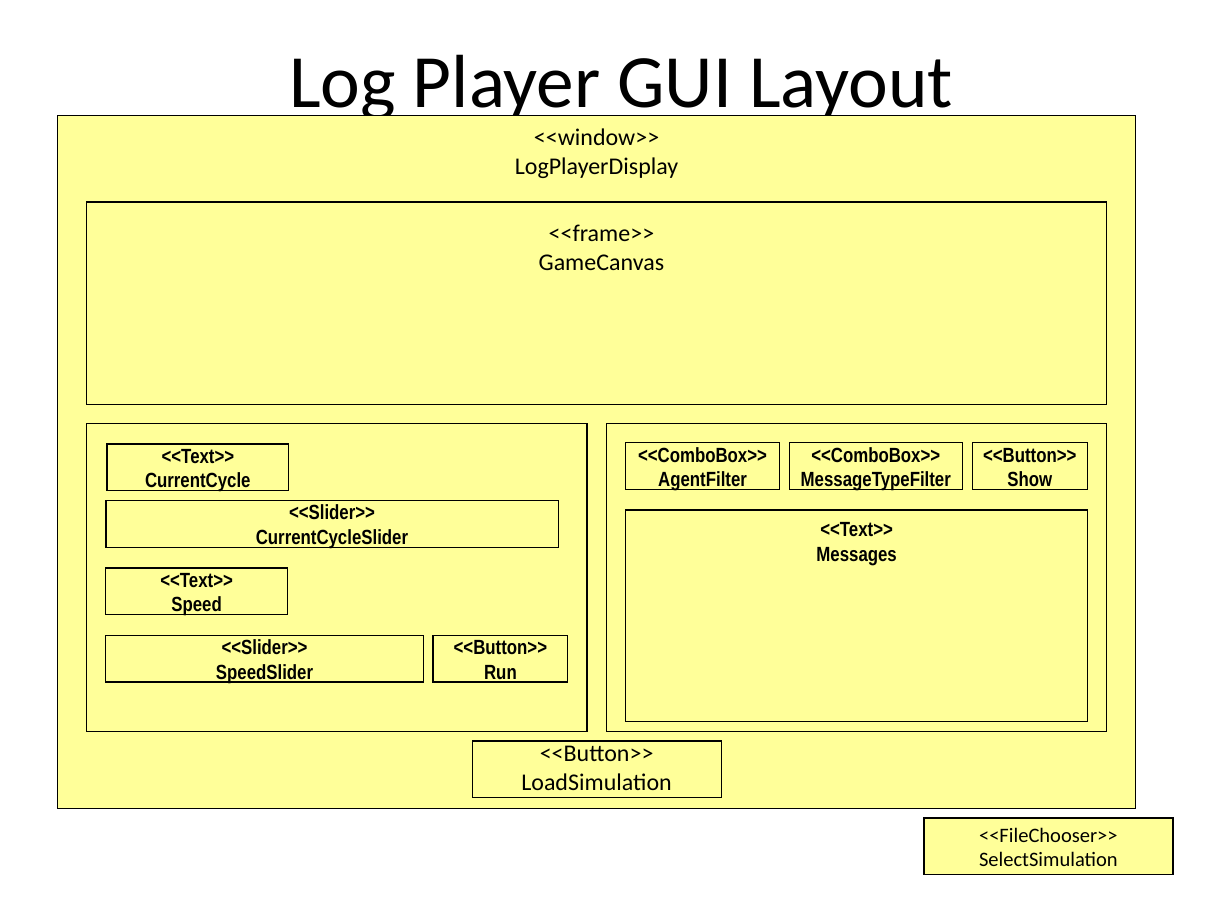
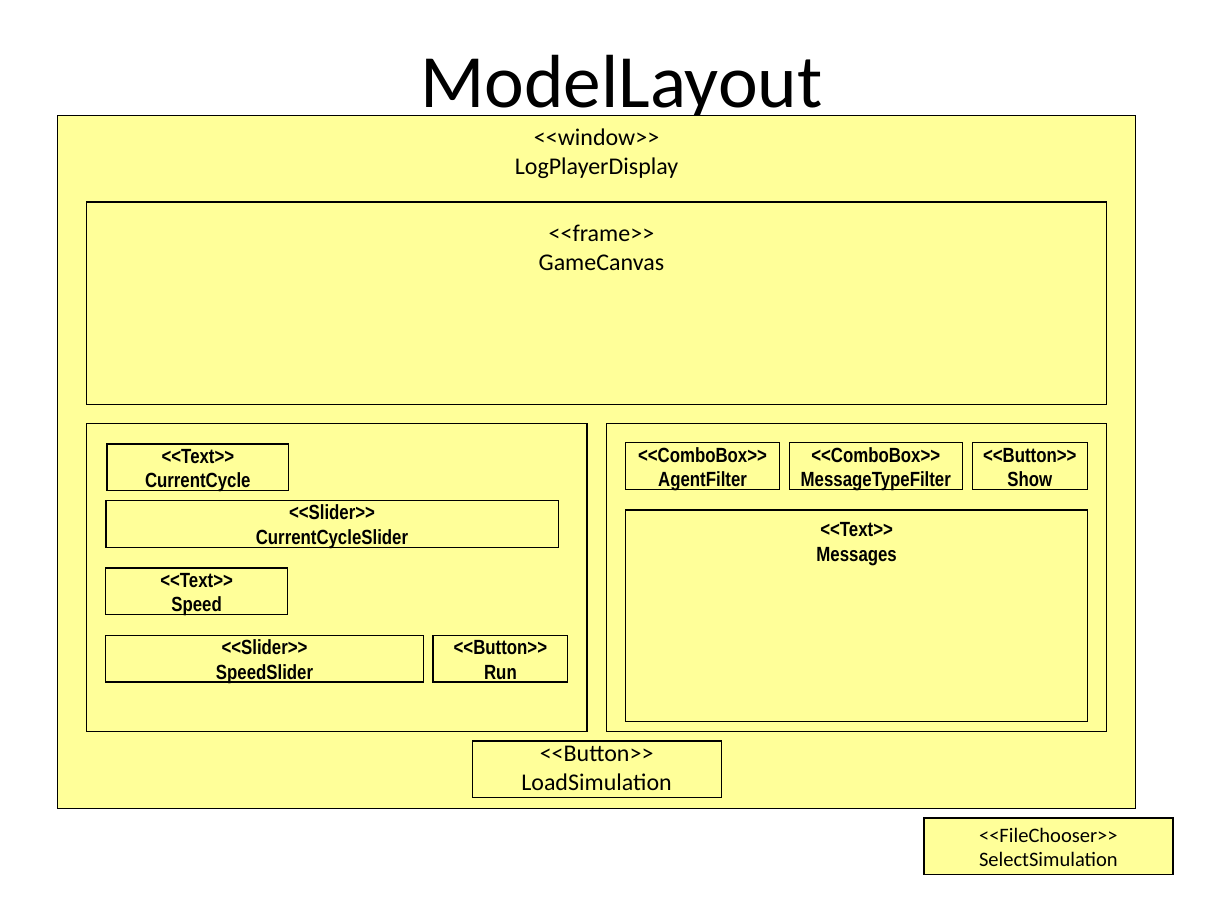
Before and after one commit to krishprince/rollerslam, a slide deck: slide 16 of docs/GUI/GUIModels.ppt. Drawn at 1232x924 pixels with LibreOffice and Linux fonts; fonts in the diff are those of the drawing. Boxes give left, top, right and bottom in pixels: in the first picture for what was removed or moved away, otherwise in the second. Text is boxed around its words. In the diff, an @@ line names an element or a change of style, - is before the commit and + after.

```diff
--- a/docs/GUI/GUIModels.ppt
+++ b/docs/GUI/GUIModels.ppt
@@ title at [420,54,822,124]: text changed @@
-Log Player GUI Layout
+ModelLayout
```
Also in this commit, not shown: 18 other slides changed, 22 slides added.
